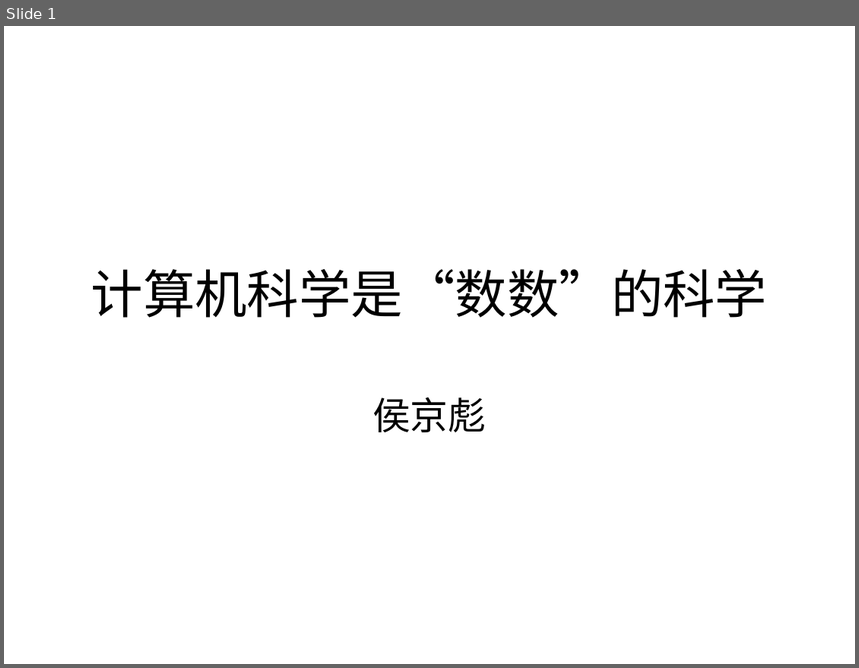
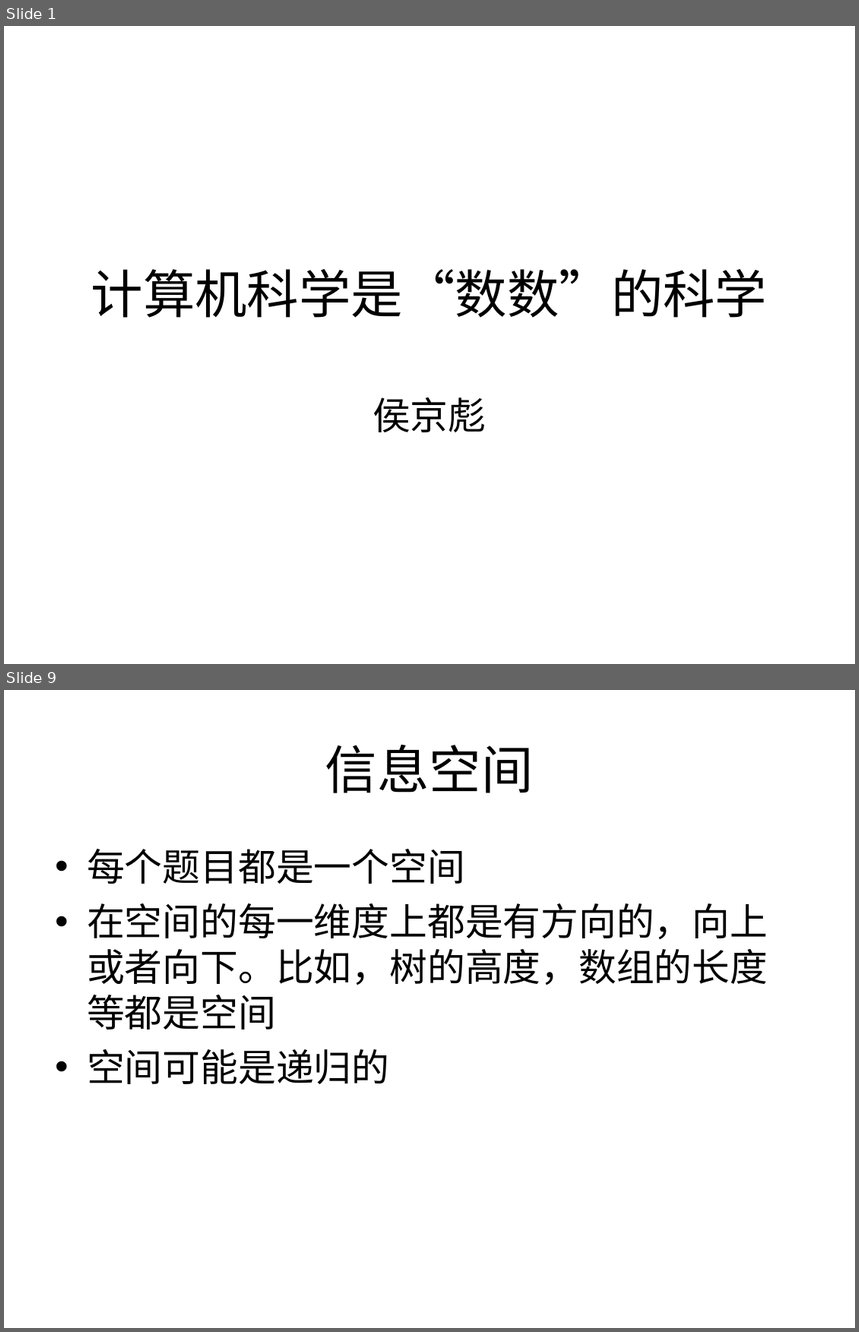
Before and after one commit to houjingbiao/leetcode, a slide deck: conclusion/conclusion.ppt. Shown one above the other, each under a label of ours: slide 1 before the commit, slides 1 and 9 after it; the slides between them are not shown. The pictures are 859x668 and 859x1332 pixels, drawn with LibreOffice and Linux fonts; fonts in the diff are those of the drawing. Boxes give left, top, right and bottom in pixels: in the first picture for what was removed or moved away, otherwise in the second. Text is boxed around its words. In the diff, an @@ line names an element or a change of style, - is before the commit and + after.

```diff
--- a/conclusion/conclusion.ppt
+++ b/conclusion/conclusion.ppt
@@ slide 9 added at [4,690,855,1328], background #FFFFFF @@
@@ title added at [325,745,534,793], 44 pt, text #000000 @@
+信息空间
@@ text added at [87,849,768,1084], 32 pt, text #000000 @@
+• 每个题目都是一个空间
+• 在空间的每一维度上都是有方向的，向上或者向下。比如，树的高度，数组的长度等都是空间
+• 空间可能是递归的
```
Also in this commit, not shown: 7 other slides added, 1 slide removed.
